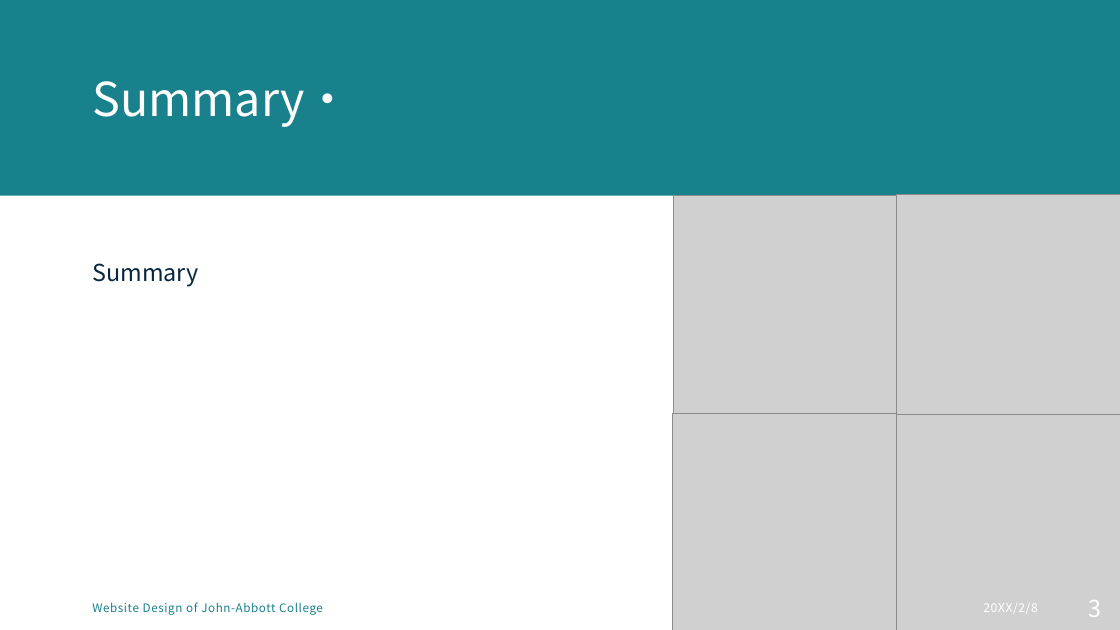
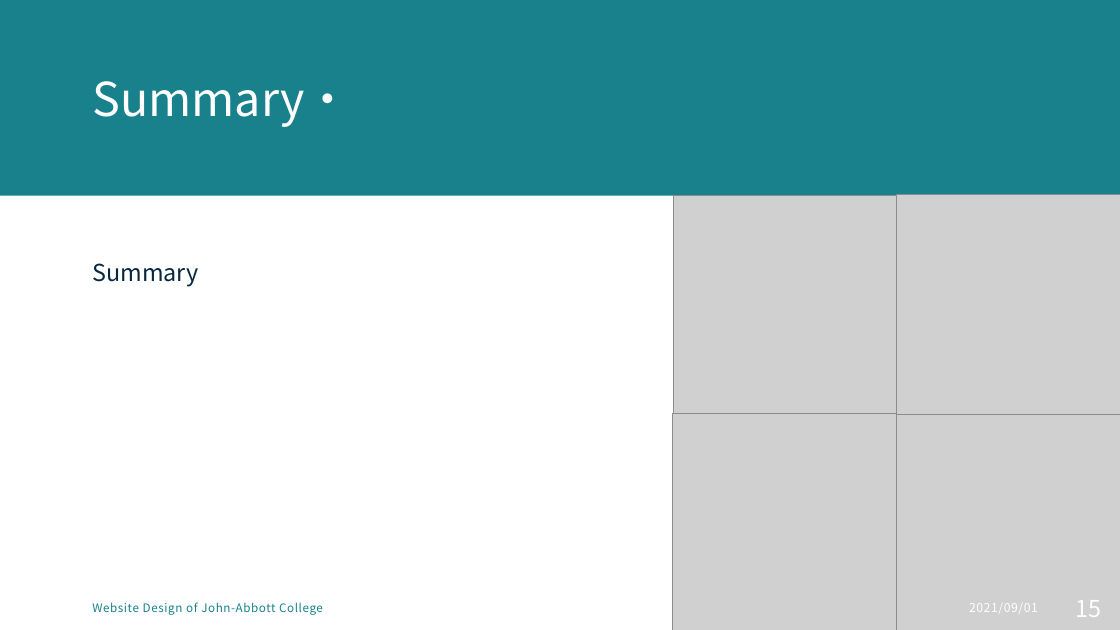
Before and after one commit to MikentGuo/Project_Tour, a slide deck: slide 15 of docs/Website Design for tourist attraction.pptx (slide 3 before the commit). Drawn at 1120x630 pixels with LibreOffice and Linux fonts; fonts in the diff are those of the drawing; grey boxes stand for pictures. Boxes give left, top, right and bottom in pixels: in the first picture for what was removed or moved away, otherwise in the second. Text is boxed around its words. In the diff, an @@ line names an element or a change of style, - is before the commit and + after.

```diff
--- a/docs/Website Design for tourist attraction.pptx
+++ b/docs/Website Design for tourist attraction.pptx
@@ text at bbox=[969, 603, 1038, 612]: text changed @@
-20XX/2/8
+2021/09/01
@@ page number at bbox=[1076, 600, 1102, 617]: text changed @@
-3
+15
```
Also in this commit, not shown: 11 other slides changed, 1 slide added, 1 slide removed.
